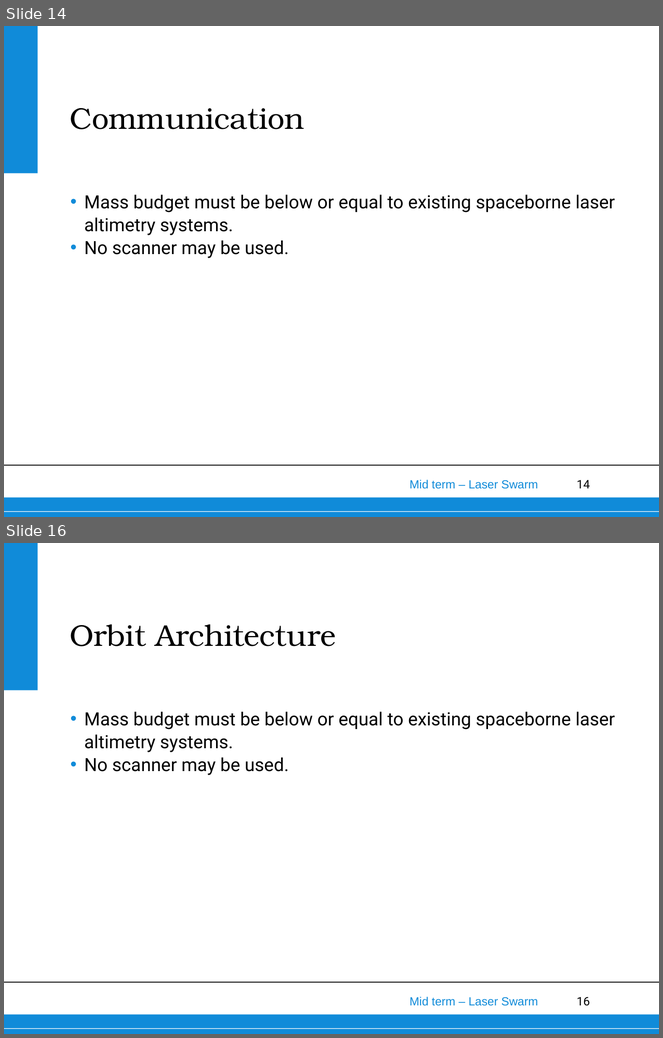
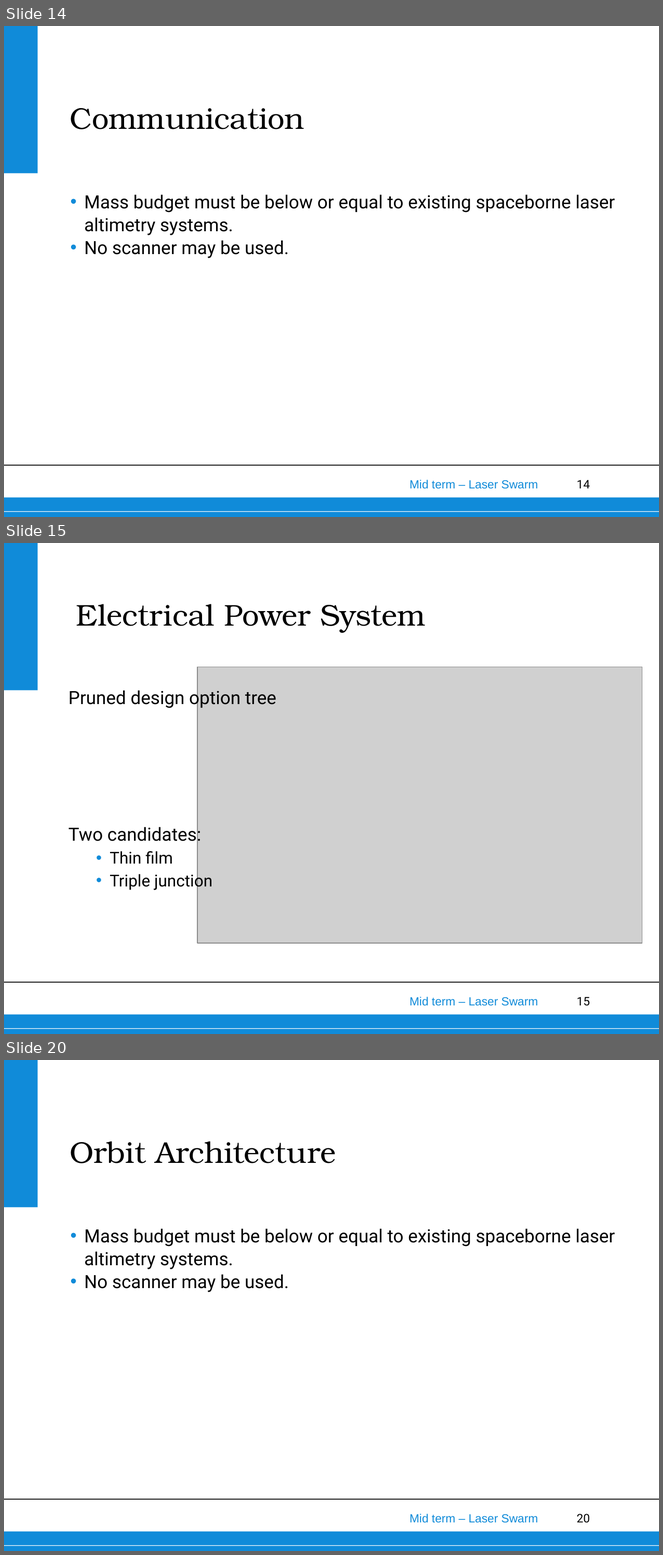
Before and after one commit to thewisenerd/laser-swarm, a slide deck: midTermPresentation/MidTermPresentation.ppt. Shown one above the other, each under a label of ours: slides 14 and 16 before the commit, slides 14, 15 and 20 after it; the slides between them are not shown. The pictures are 663x1038 and 663x1555 pixels, drawn with LibreOffice and Linux fonts; fonts in the diff are those of the drawing; grey boxes stand for pictures; background and template pictures are left out. Boxes give left, top, right and bottom in pixels: in the first picture for what was removed or moved away, otherwise in the second. Text is boxed around its words. In the diff, an @@ line names an element or a change of style, - is before the commit and + after.

```diff
--- a/midTermPresentation/MidTermPresentation.ppt
+++ b/midTermPresentation/MidTermPresentation.ppt
@@ slide 15 added at box(4, 543, 659, 1034), background #FFFFFF; not listed: 6 template elements that a slide beside it also shows @@
@@ title added at box(76, 604, 426, 633), 33 pt, text #000000 @@
+Electrical Power System
@@ picture added at box(197, 667, 642, 943) @@
@@ text added at box(68, 688, 276, 891), 20 pt, text #000000 @@
+Pruned design option tree
+Two candidates:
+  • Thin film
+  • Triple junction
@@ what was slide 16 is now slide 20 @@
@@ page number at box(577, 1514, 591, 1523): text changed @@
-16
+20
```
Also in this commit, not shown: 4 other slides added, 1 slide removed, 7 other files.
